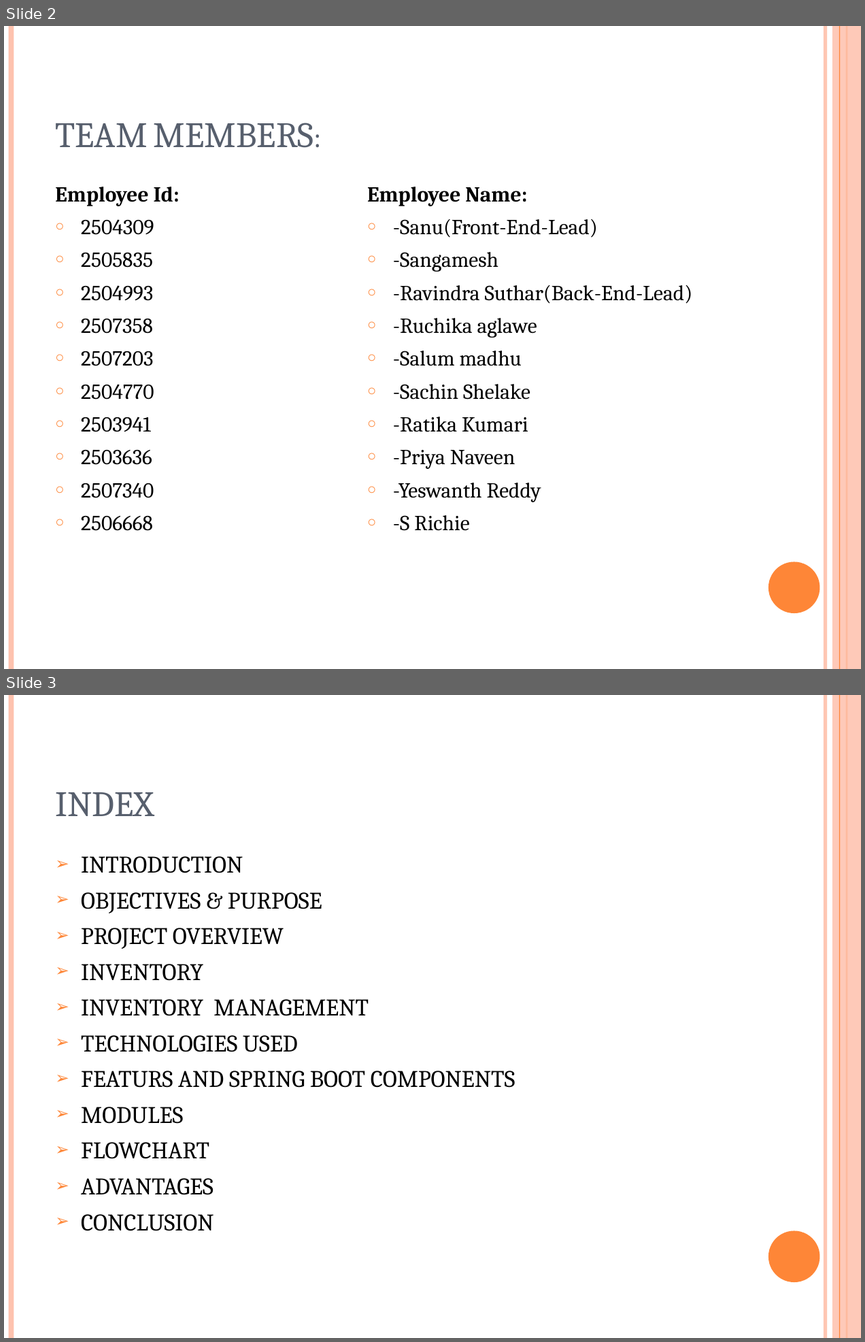
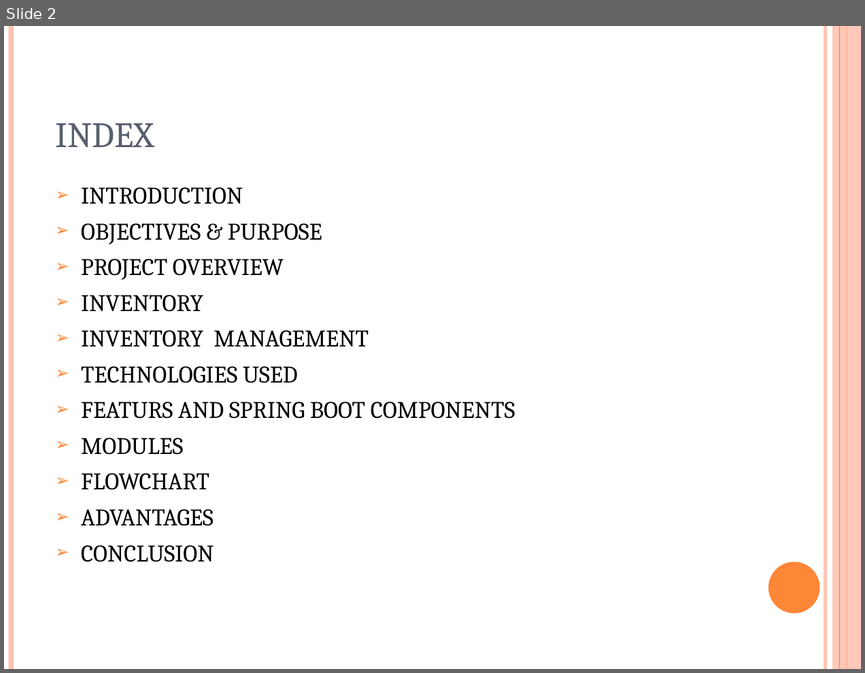
Before and after one commit to BuildWithSanu/InventoryManagementSystem_RLLProject, a slide deck: INVENTORY MANAGEMENT SYSTEM.pptx. Shown one above the other, each under a label of ours: slides 2 and 3 before the commit, slide 2 after it. The pictures are 865x1342 and 865x673 pixels, drawn with LibreOffice and Linux fonts; fonts in the diff are those of the drawing. Boxes give left, top, right and bottom in pixels: in the first picture for what was removed or moved away, otherwise in the second. Text is boxed around its words. In the diff, an @@ line names an element or a change of style, - is before the commit and + after.

```diff
--- a/INVENTORY MANAGEMENT SYSTEM.pptx
+++ b/INVENTORY MANAGEMENT SYSTEM.pptx
@@ slide 2 removed at [4, 26, 861, 669], background #FFFFFF; not listed: 6 template elements that a slide beside it also shows @@
@@ title removed at [55, 123, 313, 148] @@
-TEAM MEMBERS:
@@ text removed at [55, 186, 179, 531] @@
-Employee Id:
-○ 2504309
-○ 2505835
-○ 2504993
-○ 2507358
-○ 2507203
-○ 2504770
-○ 2503941
-○ 2503636
-○ 2507340
-○ 2506668
@@ text removed at [367, 186, 693, 531] @@
-Employee Name:
-○ -Sanu(Front-End-Lead)
-○ -Sangamesh
-○ -Ravindra Suthar(Back-End-Lead)
-○ -Ruchika aglawe
-○ -Salum madhu
-○ -Sachin Shelake
-○ -Ratika Kumari
-○ -Priya Naveen
-○ -Yeswanth Reddy
-○ -S Richie
@@ what was slide 3 is now slide 2 @@
```
Also in this commit, not shown: 3 slides changed.
